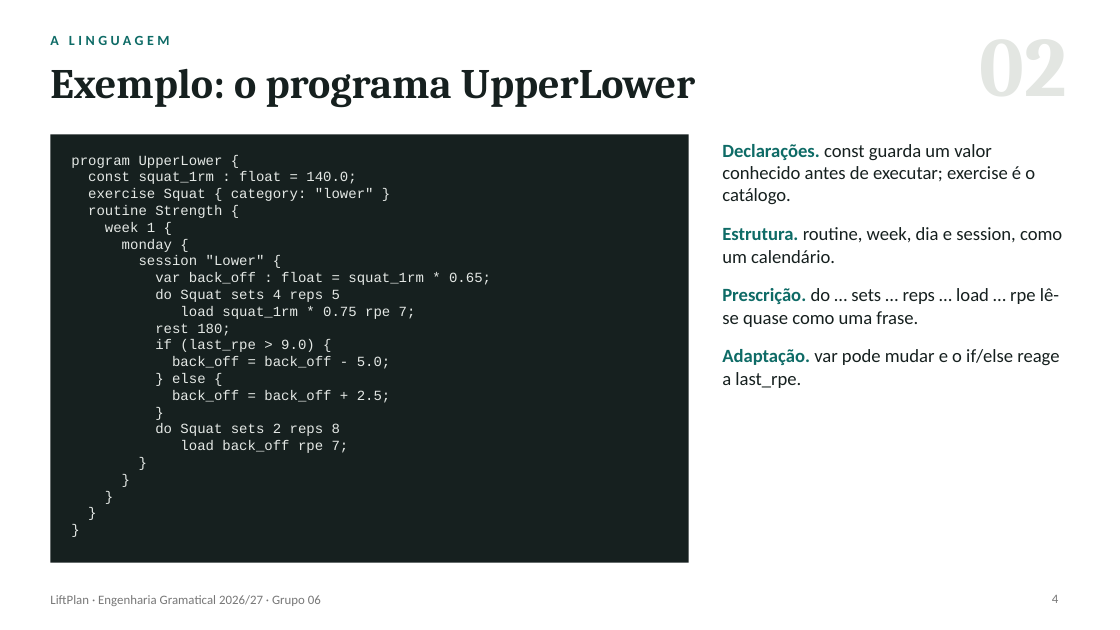
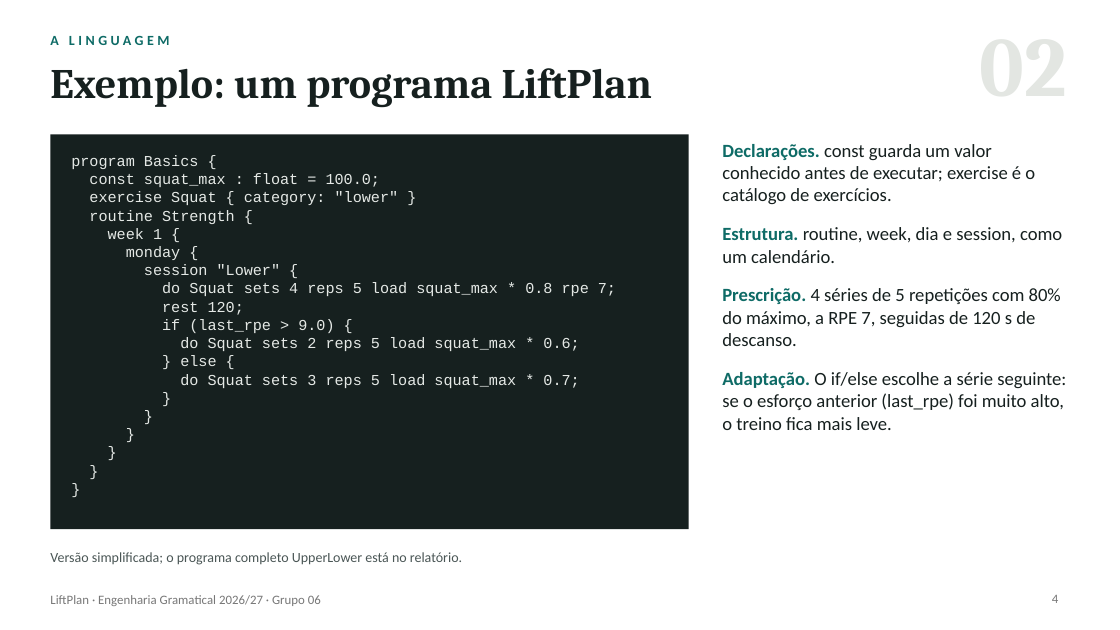
Before and after one commit to vitorhmina/mei-1ano-1semestre-EG, a slide deck: slide 4 of LiftPlan_Apresentacao.pptx. Drawn at 1120x630 pixels with LibreOffice and Linux fonts; fonts in the diff are those of the drawing. Boxes give left, top, right and bottom in pixels: in the first picture for what was removed or moved away, otherwise in the second. Text is boxed around its words. In the diff, an @@ line names an element or a change of style, - is before the commit and + after.

```diff
--- a/LiftPlan_Apresentacao.pptx
+++ b/LiftPlan_Apresentacao.pptx
@@ title at [50, 68, 652, 108]: text changed @@
-Exemplo: o programa UpperLower
+Exemplo: um programa LiftPlan
@@ rectangle: place and size @@
-rectangle at [50, 134, 689, 563]
+rectangle at [50, 134, 689, 529]
@@ text at [722, 144, 1035, 204]: text changed @@
-Declarações. const guarda um valor conhecido antes de executar; exercise é o catálogo.
+Declarações. const guarda um valor conhecido antes de executar; exercise é o catálogo de exercícios.
@@ text at [71, 155, 381, 187]: text changed; size 12 to 13 pt @@
-program UpperLower {
-const squat_1rm : float = 140.0;
+program Basics {
+const squat_max : float = 100.0;
@@ text at [71, 155, 616, 388]: paragraph added @@
+}
@@ text at [89, 191, 399, 366]: size 12 to 13 pt in "exercise Squat { category: "lower" }", "routine Strength {", "week 1 {", "monday {" and 8 more places @@
@@ text at [162, 282, 616, 315]: text changed; size 12 to 13 pt @@
-var back_off : float = squat_1rm * 0.65;
-do Squat sets 4 reps 5
-load squat_1rm * 0.75 rpe 7;
-rest 180;
+do Squat sets 4 reps 5 load squat_max * 0.8 rpe 7;
+rest 120;
@@ text at [722, 288, 1066, 430]: text changed @@
-Prescrição. do … sets … reps … load … rpe lê-se quase como uma frase.
-Adaptação. var pode mudar e o if/else reage a last_rpe.
+Prescrição. 4 séries de 5 repetições com 80% do máximo, a RPE 7, seguidas de 120 s de descanso.
+Adaptação. O if/else escolhe a série seguinte: se o esforço anterior (last_rpe) foi muito alto, o treino fica mais leve.
@@ text at [180, 337, 579, 351]: text changed; size 12 to 13 pt @@
-back_off = back_off - 5.0;
+do Squat sets 2 reps 5 load squat_max * 0.6;
@@ text at [180, 374, 579, 388]: text changed; size 12 to 13 pt @@
-back_off = back_off + 2.5;
-}
-do Squat sets 2 reps 8
-load back_off rpe 7;
+do Squat sets 3 reps 5 load squat_max * 0.7;
@@ text added at [50, 552, 462, 565], 12 pt, text #4A5655 @@
+Versão simplificada; o programa completo UpperLower está no relatório.
```
Also in this commit, not shown: 3 other slides changed, 2 slides added, 1 slide removed.
